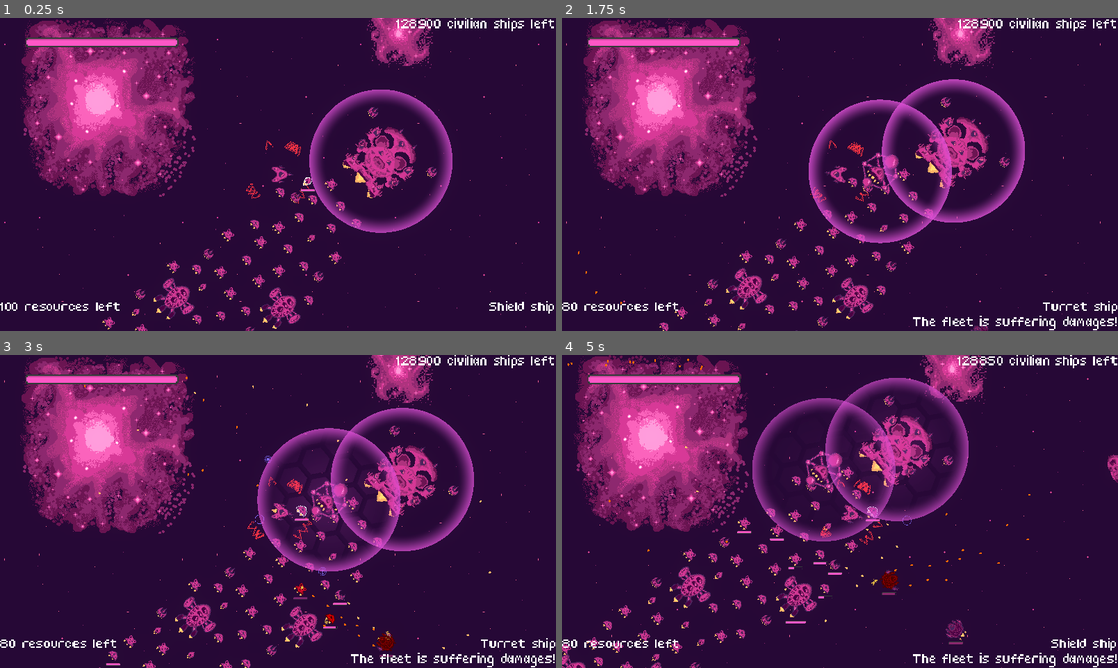
Above: before the commit, frames 1-4 (two rows, left to right).
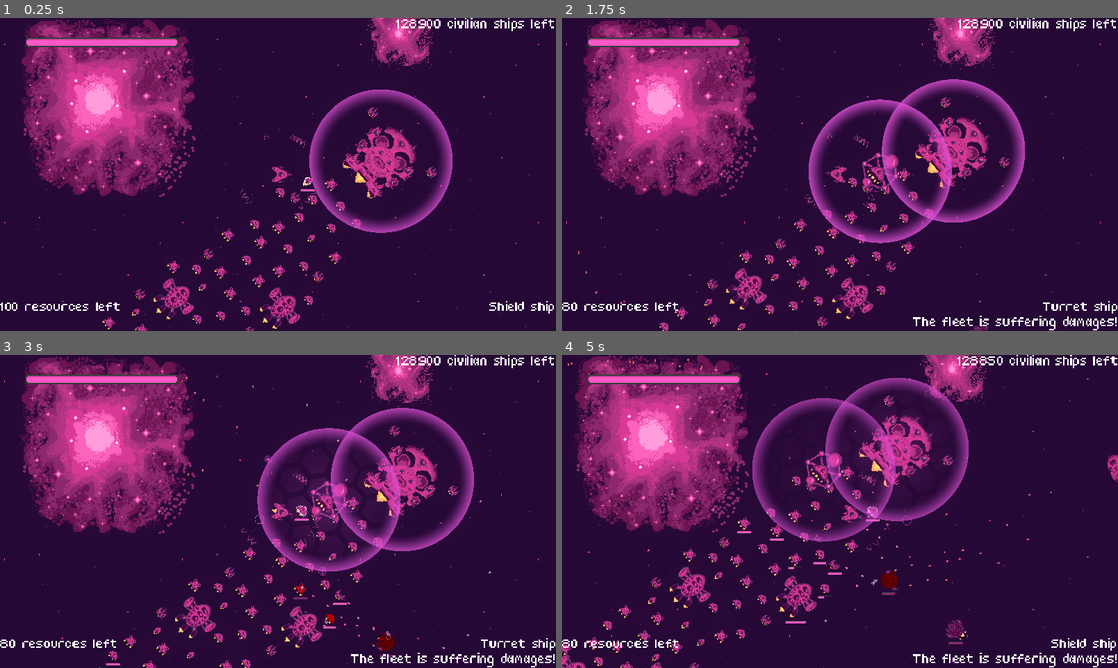
Above: after the commit, the same moments.

Repository: bear-minimum-studio/space-bear
Game: Godot game, scene res://Game.tscn
The game is run twice, just before and just after one commit, with the same random seed, the same clock (stepped at 60 frames per second) and the same inputs.
Inputs:
- Up to frame 1 (0.25 s): no input
- Up to frame 2 (1.75 s): tap Enter (upgrade) at 0.5 s; hold Right (turn_right) 0.53-1.28 s; hold X (cycle_selection) 0.53-1.28 s; hold Ctrl (brake) from 1.28 s (still down); tap Down (decelerate) at 1.35 s
- Up to frame 3 (3 s): release Ctrl (brake) at 2.03 s; hold Right (turn_right) 2.03-2.78 s; hold Space (fire) 2.03-2.78 s; hold Up (accelerate) from 2.78 s (still down); tap G (grappling_hook) at 2.85 s
- Up to frame 4 (5 s): release Up (accelerate) at 3.53 s; hold F (turret_fire) 3.53-4.28 s; hold Left (turn_left) from 3.53 s (still down); tap X (cycle_selection) at 4.35 s

The runs differ from the first frame. In frame 1, 0.2% of the frame differs, in the area x 43-57%, y 36-62%; in frame 2, 0.2%; in frame 3, 0.3%, in the area x 15-89%, y 6-94%; in frame 4, 0.3%.

Commit message:
feat: adjust colors

Diff:
--- a/bullet/EnemyBullet.tscn
+++ b/bullet/EnemyBullet.tscn
@@ -6,4 +6,7 @@
 collision_mask = 9
 
 [node name="Sprite" parent="." index="1"]
-modulate = Color(1, 0.564706, 0, 1)
+modulate = Color(1, 0.419608, 0.478431, 1)
+
+[node name="BulletImpact" parent="." index="3"]
+visible = false
--- a/bullet/PlayerBullet.tscn
+++ b/bullet/PlayerBullet.tscn
@@ -4,3 +4,6 @@
 
 [node name="Bullet" instance=ExtResource("1_sg64p")]
 collision_mask = 2
+
+[node name="Sprite" parent="." index="1"]
+modulate = Color(1, 0.490196, 0.898039, 1)
--- a/explosion/BulletImpact.tscn
+++ b/explosion/BulletImpact.tscn
@@ -65,10 +65,12 @@
 }
 
 [node name="BulletImpact" type="Sprite2D"]
-modulate = Color(1, 0.811765, 0.301961, 1)
+modulate = Color(0.870588, 0.627451, 0.835294, 1)
 texture = ExtResource("1_rqx8q")
 hframes = 6
 script = ExtResource("2_mbuh6")
+hit_ship_color = Color(0.870588, 0.627451, 0.835294, 1)
+hit_shield_color = Color(0.858824, 0.309804, 0.827451, 1)
 
 [node name="AnimationPlayer" type="AnimationPlayer" parent="."]
 speed_scale = 3.0
--- a/hud/radar/RadarElement.tscn
+++ b/hud/radar/RadarElement.tscn
@@ -4,9 +4,9 @@
 
 [node name="RadarElement" type="Node2D"]
 
-[node name="Arrow" type="Sprite2D" parent="."]
-modulate = Color(0.917647, 0.192157, 0.254902, 1)
-position = Vector2(92, 3.71756e-12)
+[node name="s" type="Sprite2D" parent="."]
+modulate = Color(0.917647, 0.368627, 0.686275, 0.47451)
+position = Vector2(117, -5.58215e-12)
 rotation = 1.57079
-scale = Vector2(1.5, 1.5)
+scale = Vector2(0.97773, 0.97773)
 texture = ExtResource("1_upq0y")
--- a/shield/Shield.tscn
+++ b/shield/Shield.tscn
@@ -27,7 +27,7 @@
 collision_layer = 9
 collision_mask = 0
 script = ExtResource("1_s6dcc")
-shield_color = Color(0.858824, 0.309804, 0.827451, 0.168627)
+shield_color = Color(0.858824, 0.309804, 0.827451, 1)
 
 [node name="CollisionShape2D" type="CollisionShape2D" parent="."]
 shape = SubResource("CircleShape2D_hsxn2")
Binary file changed: player/projectile.png
